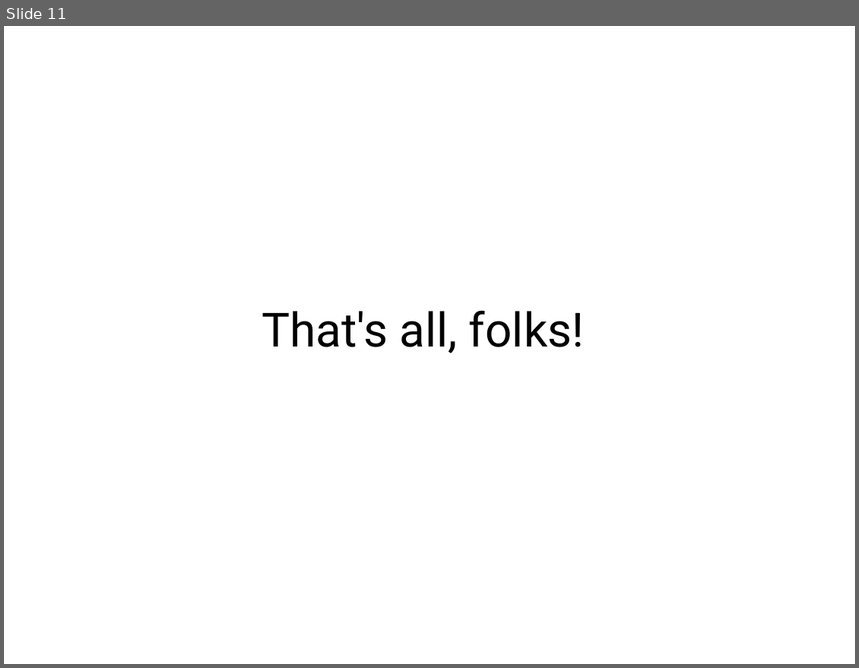
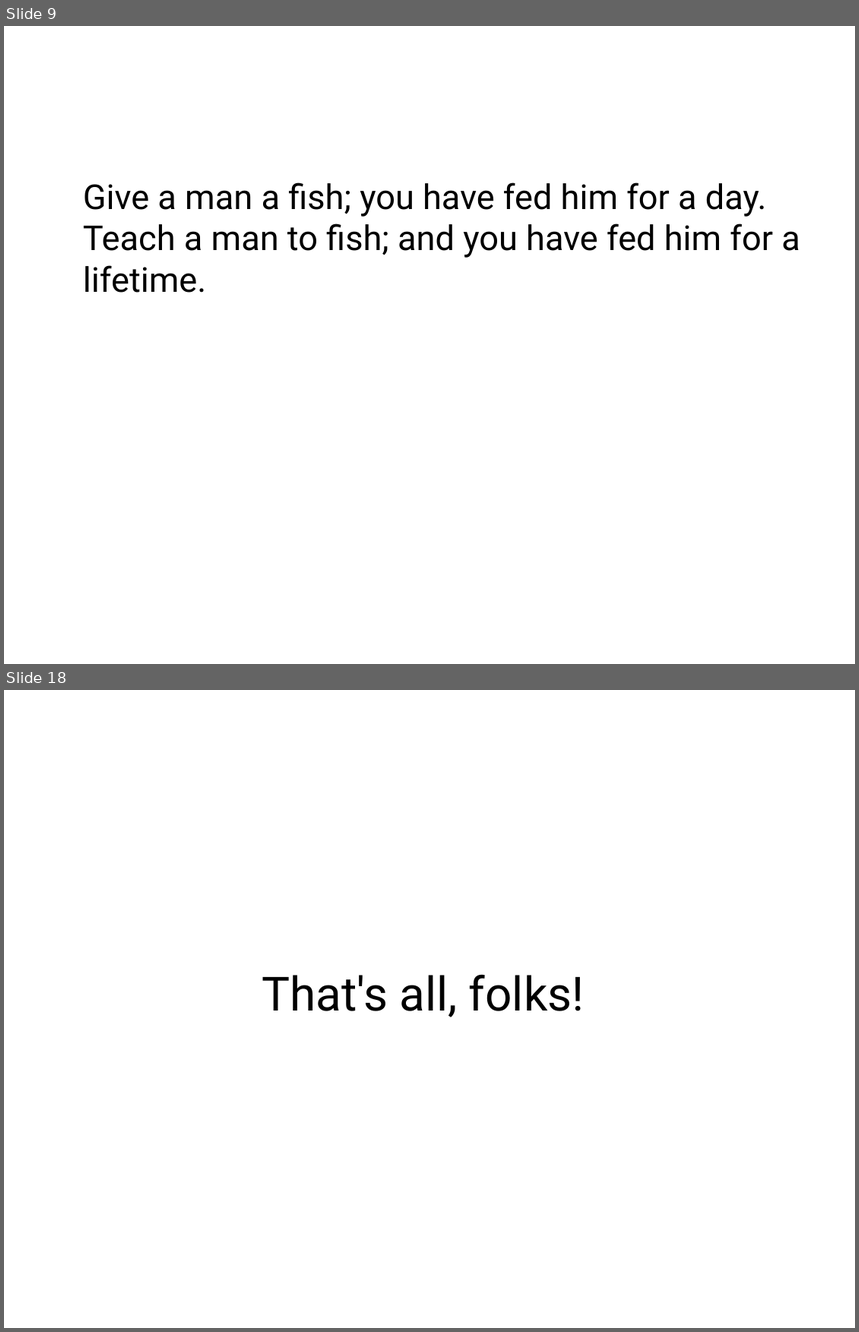
Before and after one commit to erezschatz/Presentation, a slide deck: tools.odp. Shown one above the other, each under a label of ours: slide 11 before the commit, slides 9 and 18 after it; the slides between them are not shown. The pictures are 859x668 and 859x1332 pixels, drawn with LibreOffice and Linux fonts; fonts in the diff are those of the drawing. Boxes give left, top, right and bottom in pixels: in the first picture for what was removed or moved away, otherwise in the second. Text is boxed around its words. In the diff, an @@ line names an element or a change of style, - is before the commit and + after.

```diff
--- a/tools.odp
+++ b/tools.odp
@@ slide 9 added at bbox=[4, 26, 855, 664], background #FFFFFF @@
@@ text added at bbox=[83, 183, 800, 293], 32 pt, text #000000 @@
+Give a man a fish; you have fed him for a day. Teach a man to fish; and you have fed him for a lifetime.
@@ what was slide 11 is now slide 18 @@
```
Also in this commit, not shown: 16 other slides added, 10 slides removed, 1 other file.
